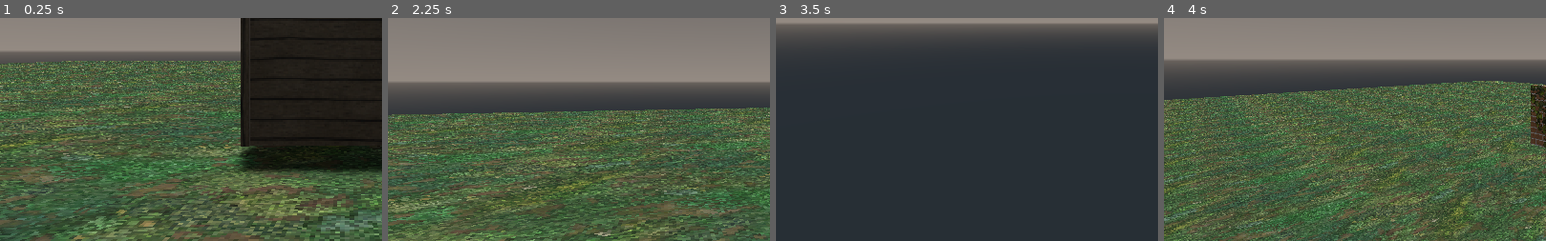
Above: before the commit, frames 1-4 (left to right).
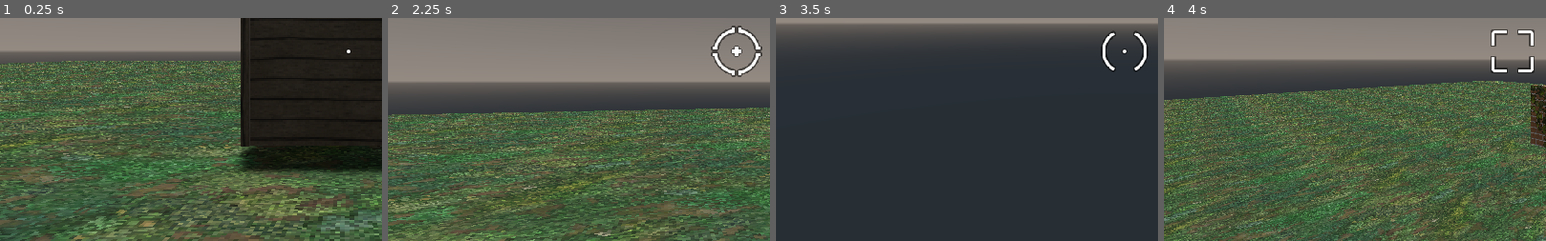
Above: after the commit, the same moments.

Repository: ikilinc1/-Godot-Engine-Retro-3D-FPS
Game: Godot game, scene res://World.tscn
Same seed, same stepped clock (60 frames per second), same inputs: the game is played once before the commit and once after it.
Inputs (mouse positions are % of the whole screen's width and height, from its top left):
- Up to frame 1 (0.25 s): no input
- Up to frame 2 (2.25 s): tap Enter at 0.5 s; move the mouse to (55, 50) at 0.52 s; press the mouse at (55, 50) at 0.53 s; hold W (move_forwards) from 0.53 s (still down); tap Space (jump) at 0.77, 1.52 s; move the mouse to (45, 50) at 1.27 s; release the mouse at (45, 50) at 1.28 s; tap 1 at 1.35 s; move the mouse to (52, 48) at 2.02 s; tap 2 at 2.1 s
- Up to frame 3 (3.5 s): keep holding W (move_forwards); move the mouse to (49, 52) at 2.77 s; tap 3 at 2.85 s; tap Space (jump) at 3.02 s
- Up to frame 4 (4 s): keep holding W (move_forwards); tap R (restart) at 3.5 s; move the mouse to (57, 51) at 3.52 s; tap 4 at 3.6 s; tap Space (jump) at 3.77 s
The pictures show only the part of the screen within x 4-54%, y 43-93%; the shares and areas given below are measured in that part.

The runs differ from the first frame. In frame 1, less than 0.1% of the frame differs, in the area x 90-92%, y 14-16%; in frame 2, 1.1%, in the area x 84-98%, y 3-27%; in frame 3, 0.6%; in frame 4, 0.8%.

Commit message:
added crosshairs

Diff:
--- a/Retro-3D-FPS/characters/player/Player.tscn
+++ b/Retro-3D-FPS/characters/player/Player.tscn
@@ -16,6 +16,10 @@
 [ext_resource path="res://weapons/DamageArea.tscn" type="PackedScene" id=14]
 [ext_resource path="res://effects/raw_assets/muzzleflash2.glb" type="PackedScene" id=15]
 [ext_resource path="res://weapons/RocketSpawner.tscn" type="PackedScene" id=16]
+[ext_resource path="res://weapons/crosshairs/crosshair065.png" type="Texture" id=17]
+[ext_resource path="res://weapons/crosshairs/crosshair026.png" type="Texture" id=18]
+[ext_resource path="res://weapons/crosshairs/crosshair001.png" type="Texture" id=19]
+[ext_resource path="res://weapons/crosshairs/crosshair066.png" type="Texture" id=20]
 
 [sub_resource type="CapsuleShape" id=1]
 radius = 0.5
@@ -384,6 +388,17 @@
 
 [node name="DamageArea" parent="Camera/WeaponManager/Weapons/Machete/BulletEmitters" instance=ExtResource( 14 )]
 
+[node name="Crosshair" type="TextureRect" parent="Camera/WeaponManager/Weapons/Machete"]
+anchor_left = 0.5
+anchor_top = 0.5
+anchor_right = 0.5
+anchor_bottom = 0.5
+margin_left = -36.0
+margin_top = -36.0
+margin_right = 36.0
+margin_bottom = 36.0
+texture = ExtResource( 19 )
+
 [node name="MachineGun" type="Spatial" parent="Camera/WeaponManager/Weapons"]
 transform = Transform( 1, 0, 0, 0, 1, 0, 0, 0, 1, 0.105916, -0.0788125, 0.316466 )
 visible = false
@@ -418,6 +433,17 @@
 [node name="HitScanBulletEmitter" parent="Camera/WeaponManager/Weapons/MachineGun/BulletEmitters" instance=ExtResource( 9 )]
 transform = Transform( 1, 0, 0, 0, 1, 0, 0, 0, 1, 0, 0.0312446, -0.1923 )
 
+[node name="Crosshair" type="TextureRect" parent="Camera/WeaponManager/Weapons/MachineGun"]
+anchor_left = 0.5
+anchor_top = 0.5
+anchor_right = 0.5
+anchor_bottom = 0.5
+margin_left = -36.0
+margin_top = -36.0
+margin_right = 36.0
+margin_bottom = 36.0
+texture = ExtResource( 17 )
+
 [node name="Shotgun" type="Spatial" parent="Camera/WeaponManager/Weapons"]
 transform = Transform( 1, 0, 0, 0, 1, 0, 0, 0, 1, 0.0621646, -0.013283, 0.405079 )
 visible = false
@@ -461,6 +487,17 @@
 [node name="HitScanBulletEmitter5" parent="Camera/WeaponManager/Weapons/Shotgun/BulletEmitters" instance=ExtResource( 9 )]
 transform = Transform( 0.996195, -0.00607968, 0.0869434, 0, 0.997564, 0.0697565, -0.0871557, -0.069491, 0.993768, 0, 0, 0 )
 
+[node name="Crosshair" type="TextureRect" parent="Camera/WeaponManager/Weapons/Shotgun"]
+anchor_left = 0.5
+anchor_top = 0.5
+anchor_right = 0.5
+anchor_bottom = 0.5
+margin_left = -36.0
+margin_top = -36.0
+margin_right = 36.0
+margin_bottom = 36.0
+texture = ExtResource( 20 )
+
 [node name="RocketLauncher" type="Spatial" parent="Camera/WeaponManager/Weapons"]
 transform = Transform( 0.998351, 0, 0.0574072, 0, 1, 0, -0.0574072, 0, 0.998351, 0.101555, -0.00539851, 0.35428 )
 script = ExtResource( 10 )
@@ -489,6 +526,17 @@
 
 [node name="RocketSpawner" parent="Camera/WeaponManager/Weapons/RocketLauncher/BulletEmitters" instance=ExtResource( 16 )]
 
+[node name="Crosshair" type="TextureRect" parent="Camera/WeaponManager/Weapons/RocketLauncher"]
+anchor_left = 0.5
+anchor_top = 0.5
+anchor_right = 0.5
+anchor_bottom = 0.5
+margin_left = -36.0
+margin_top = -36.0
+margin_right = 36.0
+margin_bottom = 36.0
+texture = ExtResource( 18 )
+
 [node name="FirePoint" type="Spatial" parent="Camera"]
 transform = Transform( 1, 0, 0, 0, 1, 0, 0, 0, 1, 0, 0, -0.135601 )
 
--- a/Retro-3D-FPS/weapons/Weapon.gd
+++ b/Retro-3D-FPS/weapons/Weapon.gd
@@ -65,7 +65,9 @@
 
 func set_active():
 	show()
+	$Crosshair.show()
 
 func set_inactive():
 	anim_player.play("idle")
 	hide()
+	$Crosshair.hide()
Not shown: 1 places in Retro-3D-FPS/characters/player/Player.tscn that only renumber resources
Binary file added: Retro-3D-FPS/weapons/crosshairs/crosshair001.png
Not shown, added: Retro-3D-FPS/weapons/crosshairs/crosshair001.png.import
Binary file added: Retro-3D-FPS/weapons/crosshairs/crosshair026.png
Not shown, added: Retro-3D-FPS/weapons/crosshairs/crosshair026.png.import
Binary file added: Retro-3D-FPS/weapons/crosshairs/crosshair065.png
Not shown, added: Retro-3D-FPS/weapons/crosshairs/crosshair065.png.import
Binary file added: Retro-3D-FPS/weapons/crosshairs/crosshair066.png
Not shown, added: Retro-3D-FPS/weapons/crosshairs/crosshair066.png.import
